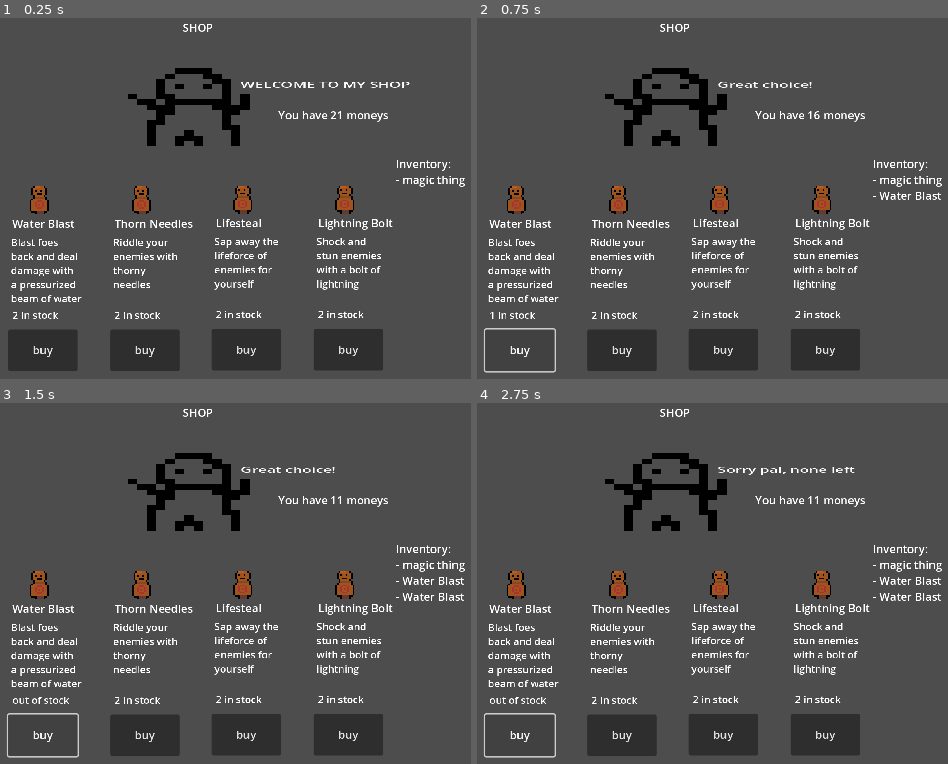
Above: before the commit, frames 1-4 (two rows, left to right).
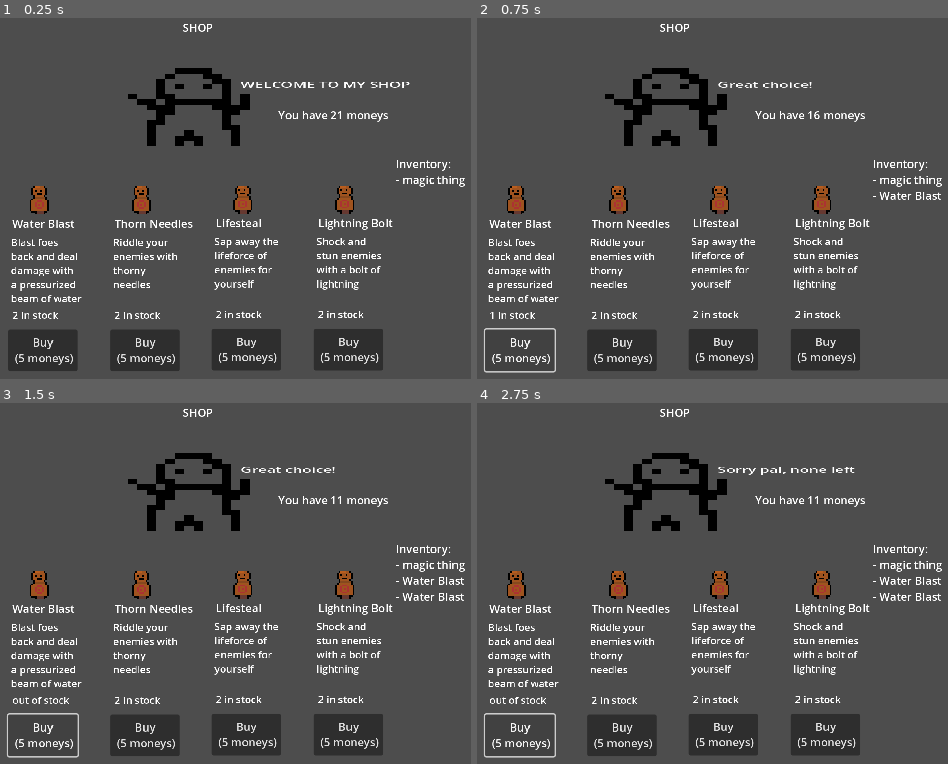
Above: after the commit, the same moments.

Repository: CoderXam/UntitledGameJame104
Game: Godot game, scene res://Scenes/shop/shop_scene.tscn
The game is run twice, just before and just after one commit, with the same random seed, the same clock (stepped at 60 frames per second) and the same inputs.
Inputs:
- Up to frame 1 (0.25 s): no input
- Up to frame 2 (0.75 s): click "buy" (after the commit: "Buy (5 moneys)") at 0.5 s
- Up to frame 3 (1.5 s): click "buy" (after the commit: "Buy (5 moneys)") at 1.25 s
- Up to frame 4 (2.75 s): click "buy" (after the commit: "Buy (5 moneys)") at 2 s

The runs differ from the first frame. In frame 1, 0.8% of the frame differs, in the area x 3-81%, y 88-97%; in frame 2, 0.8%; in frame 3, 0.8%; in frame 4, 0.8%.

Commit message:
show price on buttons

Diff:
--- a/Scenes/shop/shop_scene.gd
+++ b/Scenes/shop/shop_scene.gd
@@ -33,6 +33,7 @@
 var desc = [] # Rune description GUI element
 var stock_text = [] # Rune stock GUI element
 var stock = [0,0,0,0] # Amount of runes in stock for each rune in the shop
+var buttons = [] # Cost GUI element
 
 var inv_list := "Inventory: \n"
 
@@ -41,6 +42,7 @@
 	names = [$rune1/name,$rune2/name,$rune3/name,$rune4/name]
 	desc = [$rune1/description,$rune2/description,$rune3/description,$rune4/description]
 	stock_text = [$rune1/stock,$rune2/stock,$rune3/stock,$rune4/stock]
+	buttons = [$rune1/buy,$rune2/buy,$rune3/buy,$rune4/buy,]
 
 	for i in 4: # Generate the rune for each of the 4 slots in the shop
 		randnum = randi_range(1,100)
@@ -56,6 +58,7 @@
 		names[i].text = available[i].rune_name
 		desc[i].text = available[i].description
 		stock_text[i].text = str(stock[i]) +" in stock"
+		buttons[i].text = "Buy \n ("+str(available[i].price)+" moneys)"
 
 	refresh_inventory()
 
